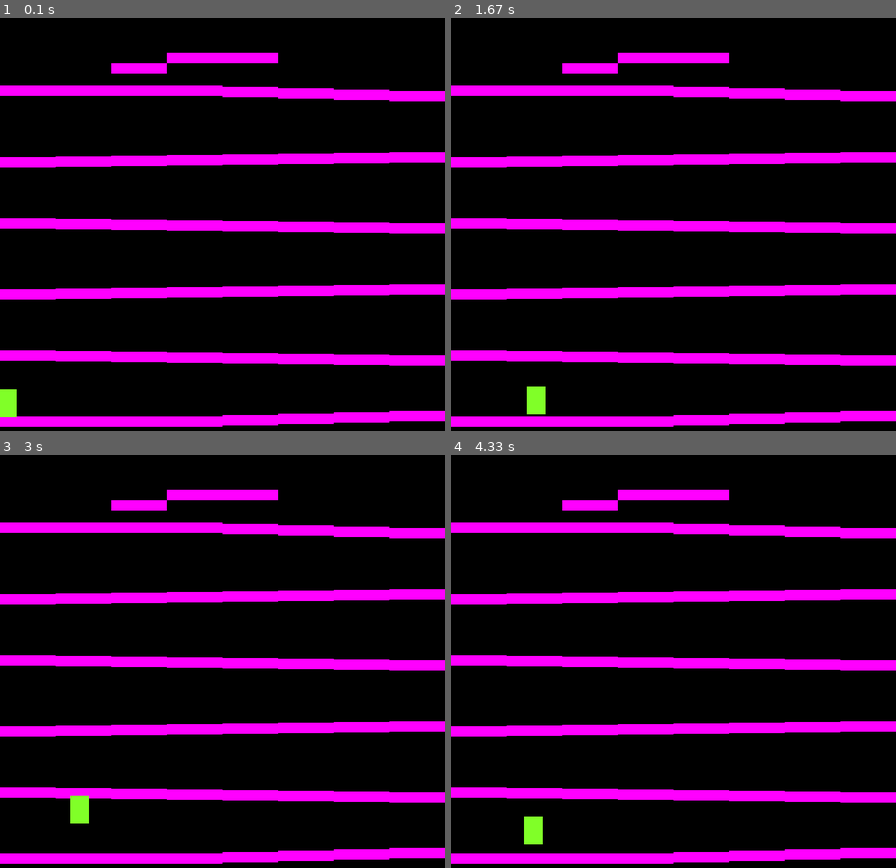
Above: before the commit, frames 1-4 (two rows, left to right).
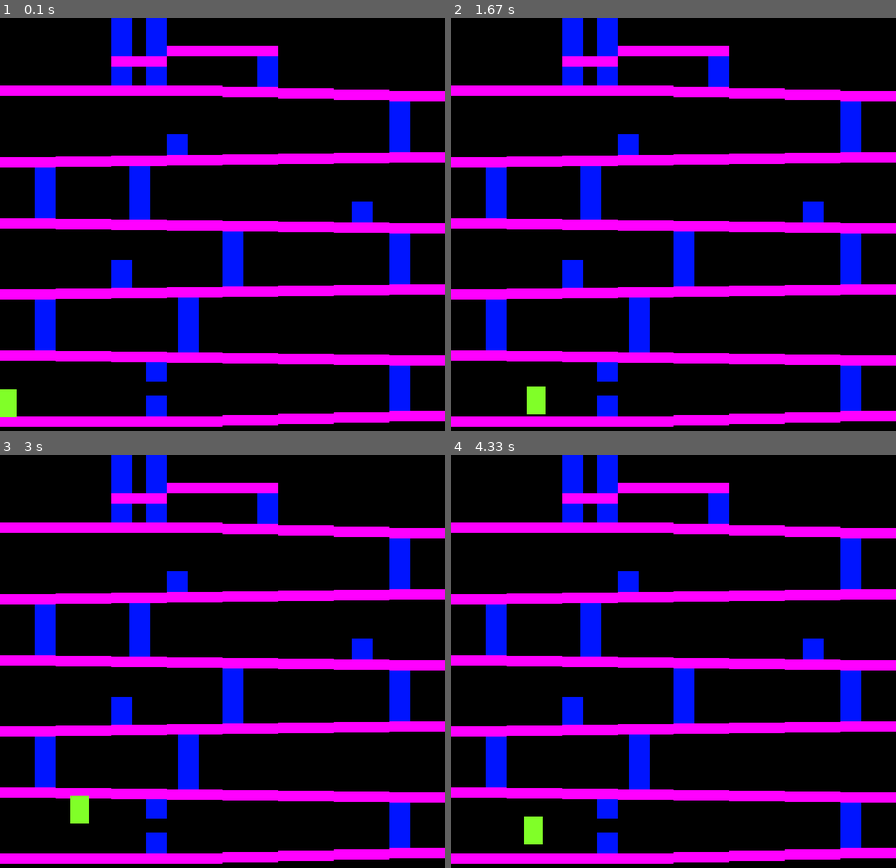
Above: after the commit, the same moments.

Repository: QzanY/Python
Game: pygame game, started from Pygame/Konkey Dong.py
Same seed, same stepped clock (60 frames per second), same inputs: the game is played once before the commit and once after it.
Inputs:
- Up to frame 1 (0.1 s): no input
- Up to frame 2 (1.67 s): hold A 0.33-0.8 s; hold Right 0.33-0.8 s; hold Right 0.83-1.3 s; tap Z at 0.9, 1.2, 1.4 s; hold Up 1.33-1.63 s
- Up to frame 3 (3 s): hold Right 1.67-2.13 s; tap Z at 1.73, 2.03, 2.23, 2.53, 2.8 s; hold Left 2.17-2.7 s; hold Down from 2.73 s (still down)
- Up to frame 4 (4.33 s): release Down at 3.03 s; hold Left 3.07-3.47 s; tap Z at 3.13, 3.43, 3.57, 3.97, 4.27 s; hold Up 3.5-3.87 s; hold Right from 3.9 s (still down)

The runs differ from the first frame. In frame 1, 8.6% of the frame differs, in the area x 7-93%, y 0-97%; in frame 2, 8.6%; in frame 3, 8.6%; in frame 4, 8.6%.

Commit message:
Update Konkey Dong.py

Diff:
--- a/Pygame/Konkey Dong.py
+++ b/Pygame/Konkey Dong.py
@@ -1,6 +1,7 @@
 import pygame
 import sys
 from pygame.locals import *
+import random
 
 pygame.init()
 
@@ -10,6 +11,8 @@
 WIDTH = 640
 FPS = 60
 FramePerSec = pygame.time.Clock()
+pygame.mixer.music.load("mrbeast.mp3")
+pygame.mixer.music.play()
 
 display_surface = pygame.display.set_mode((WIDTH,HEIGHT))
 pygame.display.set_caption("Konkey Dong")
@@ -28,27 +31,53 @@
         self.jumping = False
         self.walking = False
         self.falling = False
-        self.level = 1
+        self.climbing = False
+        self.declimbing = False
 
     def move(self):
         self.acc = vec(0,0.25)
         pressed_keys = pygame.key.get_pressed()
-        if pressed_keys[K_LEFT]:
-            self.walking = True
-            if self.pos.x < 0:
-                self.pos.x = 0 + (self.width/2)
-            else:
-                self.pos.x -= self.vel.x
-
-        elif pressed_keys[K_RIGHT]:
-            self.walking = True
-            if self.pos.x > WIDTH:
-                self.pos.x = WIDTH-(self.width/2)
-            else:
-                self.pos.x += self.vel.x
-        if self.jumping:
+        hits2 = pygame.sprite.spritecollide(P1,ladders,False)
+        hits = pygame.sprite.spritecollide(P1,platforms,False)
+        if pressed_keys[K_a]:
+            # print(hits2[0].rect)
+            print(self.climbing)
+            print(hits2)
+            print(hits)
+        if pressed_keys[K_LEFT] and self.climbing == False and self.declimbing == False:
+            if (hits and self.pos.y < hits[0].rect.bottom) or (not(hits) or self.jumping):
+                self.walking = True
+                if self.pos.x < self.width/2:
+                    self.pos.x = 0 + (self.width/2)
+                else:
+                    self.pos.x -= self.vel.x
+
+        elif pressed_keys[K_RIGHT] and self.climbing == False and self.declimbing == False:
+            if (hits and self.pos.y < hits[0].rect.bottom) or (not(hits) or self.jumping):
+                self.walking = True
+                if self.pos.x > WIDTH-self.width/2:
+                    self.pos.x = WIDTH-(self.width/2)
+                else:
+                    self.pos.x += self.vel.x
+
+        elif pressed_keys[K_UP] and hits2 and not(self.jumping):
+            if 570<=self.pos.x<=580 or 60<=self.pos.x<=70 or 220<=self.pos.x<=230 or 266<=self.pos.x<=276 or 170<=self.pos.x<=180 or 330<=self.pos.x<=340 or 196<=self.pos.x<=206 or 510<=self.pos.x<=520 or 250<=self.pos.x<=260 or 380<=self.pos.x<=390:
+                self.climbing = True
+                self.declimbing = False
+                self.climb()
+
+        elif pressed_keys[K_DOWN] and hits2 and not(self.jumping):
+            if (570<=self.pos.x<=580 or 50<=self.pos.x<=70 or 220<=self.pos.x<=230 or 266<=self.pos.x<=276 or 170<=self.pos.x<=180 or 330<=self.pos.x<=340 or 196<=self.pos.x<=206 or 510<=self.pos.x<=520 or 250<=self.pos.x<=260 or 380<=self.pos.x<=390) and self.pos.y < hits2[0].rect.bottom + 1:
+                self.declimbing = True
+                self.climbing = False
+                self.declimb()
+
+        if self.jumping==True and self.climbing==False and self.declimbing == False:
             self.vel.y += self.acc.y
             self.pos.y += self.vel.y/1.5
+        elif self.jumping==True and (self.climbing==True or self.declimbing == True):
+            self.jumping = False
+
         self.rect.midbottom = self.pos
 
     def jump(self):
@@ -56,18 +85,89 @@
             self.vel.y -= 6
             self.jumping = True
 
+    def climb(self):
+        self.pos.y -= 1
+
+    def declimb(self):
+        self.pos.y += 1
+
     def update(self):
         hits = pygame.sprite.spritecollide(P1,platforms,False)
+        hits2 = pygame.sprite.spritecollide(P1,ladders,False)
         if hits:
-            if self.pos.y < hits[0].rect.bottom:
+            if self.pos.y < hits[0].rect.bottom and self.declimbing==False:
                 self.falling = False
                 self.jumping = False
+                self.climbing = False
+                self.declimbing = False
                 self.pos.y = hits[0].rect.top + 1
                 self.vel.y = 0
-        elif self.jumping == False:
+            else:
+                self.declimbing = False
+
+        elif self.jumping == False and self.climbing == False and self.declimbing == False:
             self.vel.y += self.acc.y
-            self.pos.y += self.vel.y
-
+            self.pos.y += self.vel.y/1.5
+        elif hits2:
+            pass
+
+        else:
+            self.declimbing = False
+            self.climbing = False
+
+
+class Barrel(pygame.sprite.Sprite):
+    def __init__(self,posx,posy):
+        super.__init__()
+        self.surf = pygame.Surface((30,30))
+        self.surf.fill((0,0,0))
+        self.rect = self.surf.get_rect(bottomleft=(posx,posy))
+        self.vel = vec(2,0)
+        self.pos = vec((30,30))
+        self.rolling = True
+        self.falling = False
+        self.xvel = 2
+        self.yvel = 1
+        self.direction = 1
+
+    def move(self):
+        if self.rolling:
+            self.falling = False
+            self.vel = vel(self.xvel*self.direction,self.yvel)
+            self.pos += self.vel
+        elif self.falling:
+            self.rolling = False
+            self.vel = vel(self.xvel*self.direction,self.yvel)
+            self.pos += self.vel
+        self.rect.bottomleft = self.pos
+
+    def update(self):
+        hitss = pygame.sprite.spritecollide(self,platforms,False)
+        hitss2 = pygame.sprite.spritecollide(self,hladders,False)
+        if self.rolling:
+            if hitss:
+                self.pos.y = hitss[0].rect.top+1
+                self.xvel = 2
+                self.yvel = 0
+                if hitss2:
+                    if self.rect.bottomleft == hitss2[0].rect.bottomleft:
+                        RNG = random.randint(0,1)
+                        if RNG == 0:
+                            pass
+                        else:
+                            self.falling = True
+                            self.rolling = False
+                            self.direction *= -1
+            else:
+                self.yvel = 1
+
+        elif self.falling:
+            if hitss:
+                self.falling = False
+                self.rolling = True
+            else:
+                self.xvel = 0
+                self.yvel = 2
 
 class Platform(pygame.sprite.Sprite):
     def __init__(self,width,height,posx,posy):
@@ -76,10 +176,21 @@
         self.surf.fill((255,0,255))
         self.rect = self.surf.get_rect(bottomleft=(posx,posy))
 
-class Barrel:
-    def __init__(self):
-        self.size = self.width,self.height = 30,30
-        self.speed = 15
+class Ladder(pygame.sprite.Sprite):
+    def __init__(self,height,posx,posy):
+        super().__init__()
+        self.surf = pygame.Surface((30,height))
+        self.surf.fill((0,20,255))
+        self.rect = self.surf.get_rect(bottomleft=(posx,posy))
+
+class hLadder(pygame.sprite.Sprite):
+    def __init__(self,height,posx,posy):
+        super.__init__()
+        self.surf = pygame.Surface((30,height))
+        self.surf.fill((0,0,0))
+        self.rect = self.surf.get_rect(bottomleft=(posx,posy))
+
+
 
 P1 = Player()
 
@@ -131,8 +242,48 @@
 PT6_4 = Platform(80,15,480,HEIGHT-482)
 PT6_5 = Platform(80,15,560,HEIGHT-480)
 
-PT7_1 = Platform(80,15,160,80)
-PT7_2 = Platform(160,15,240,65)
+PT7_1 = Platform(80,15,160,70)
+PT7_2 = Platform(160,15,240,55)
+
+
+
+L1_1 = Ladder(30,210,HEIGHT-27)
+L1_2 = Ladder(30,210,HEIGHT-77)
+L2 = Ladder(80,560,HEIGHT-35)
+L3 = Ladder(88,50,HEIGHT-122)
+L4 = Ladder(94,256,HEIGHT-119)
+L5_1 = Ladder(40,160,HEIGHT-212)
+# L5_2 = Ladder()
+L6 = Ladder(94,320,HEIGHT-214)
+L7 = Ladder(88,560,HEIGHT-217)
+L8 = Ladder(88,50,HEIGHT-312)
+L9 = Ladder(92,186,HEIGHT-310)
+L10_1 = Ladder(30,506,HEIGHT-306)
+L11_1 = Ladder(30,240,HEIGHT-403)
+L12 = Ladder(88,560,HEIGHT-407)
+L13 = Ladder(HEIGHT-551,370,HEIGHT-501)
+L14 = Ladder(200,160,HEIGHT-488)
+L15 = Ladder(200,240-30,HEIGHT-488)
+
+hladders = pygame.sprite.Group()
+
+ladders = pygame.sprite.Group()
+ladders.add(L1_1)
+ladders.add(L1_2)
+ladders.add(L2)
+ladders.add(L3)
+ladders.add(L4)
+ladders.add(L5_1)
+ladders.add(L6)
+ladders.add(L7)
+ladders.add(L8)
+ladders.add(L9)
+ladders.add(L10_1)
+ladders.add(L11_1)
+ladders.add(L12)
+ladders.add(L13)
+ladders.add(L14)
+ladders.add(L15)
 
 platforms = pygame.sprite.Group()
 platforms.add(PT1_1)
@@ -187,6 +338,22 @@
 platforms.add(PT7_2)
 
 all_sprites = pygame.sprite.Group()
+all_sprites.add(L1_1)
+all_sprites.add(L1_2)
+all_sprites.add(L2)
+all_sprites.add(L3)
+all_sprites.add(L4)
+all_sprites.add(L5_1)
+all_sprites.add(L6)
+all_sprites.add(L7)
+all_sprites.add(L8)
+all_sprites.add(L9)
+all_sprites.add(L10_1)
+all_sprites.add(L11_1)
+all_sprites.add(L12)
+all_sprites.add(L13)
+all_sprites.add(L14)
+all_sprites.add(L15)
 all_sprites.add(PT1_1)
 all_sprites.add(PT1_2)
 all_sprites.add(PT1_3)
